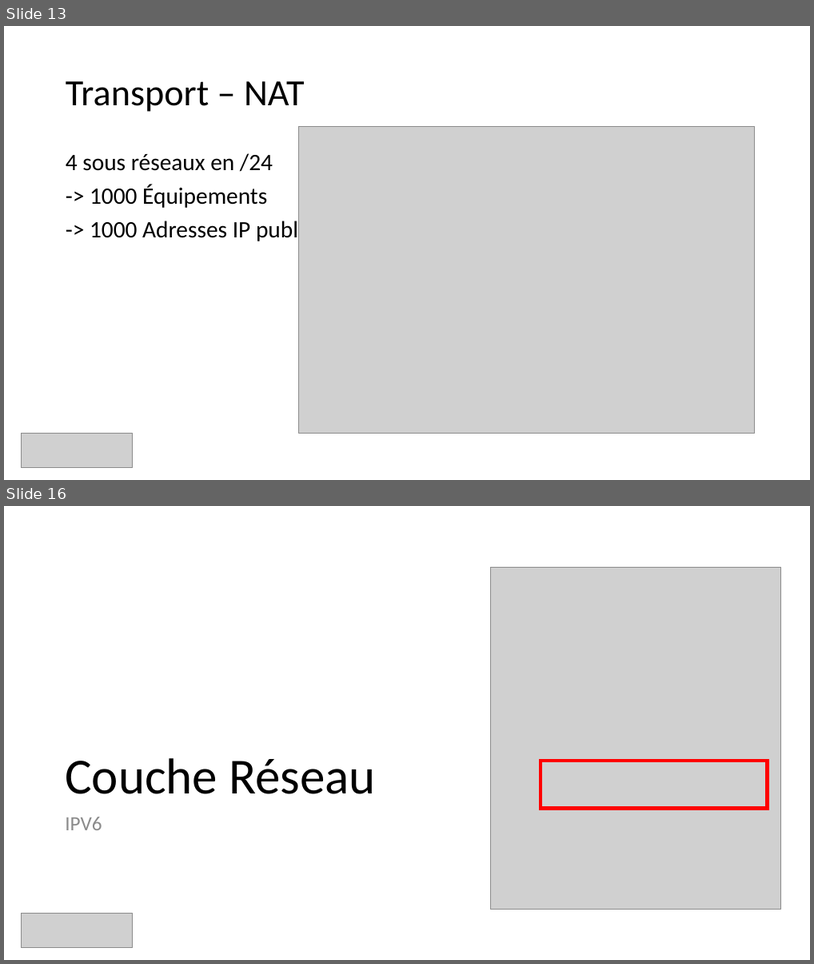
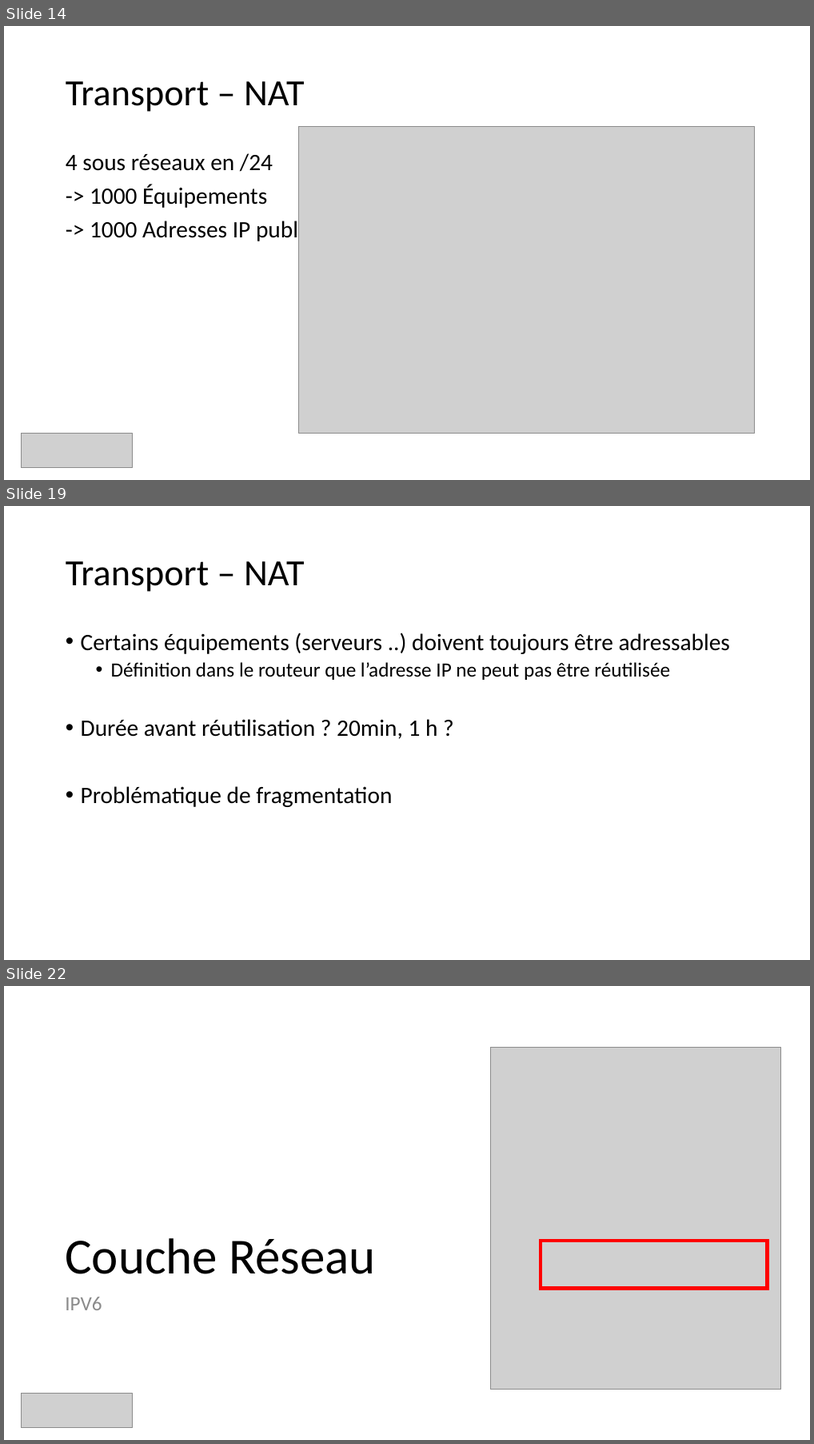
Before and after one commit to guillaume-rico/reseaux_informatiques, a slide deck: 01_CM/CM3 Réseaux Informatiques.pptx. Shown one above the other, each under a label of ours: slides 13 and 16 before the commit, slides 14, 19 and 22 after it; the slides between them are not shown. The pictures are 814x964 and 814x1444 pixels, drawn with LibreOffice and Linux fonts; fonts in the diff are those of the drawing; grey boxes stand for pictures. Boxes give left, top, right and bottom in pixels: in the first picture for what was removed or moved away, otherwise in the second. Text is boxed around its words. In the diff, an @@ line names an element or a change of style, - is before the commit and + after.

```diff
--- a/01_CM/CM3 Réseaux Informatiques.pptx
+++ b/01_CM/CM3 Réseaux Informatiques.pptx
@@ slide 19 added at [4,506,810,960], background #FFFFFF @@
@@ title added at [66,561,304,592], 44 pt, text #000000 @@
+Transport – NAT
@@ text added at [81,632,730,807], 28 pt, text #000000 @@
+• Certains équipements (serveurs ..) doivent toujours être adressables
+  • Définition dans le routeur que l’adresse IP ne peut pas être réutilisée
+• Durée avant réutilisation ? 20min, 1 h ?
+• Problématique de fragmentation
@@ what was slide 13 is now slide 14 @@
@@ what was slide 16 is now slide 22 @@
```
Also in this commit, not shown: 11 slides changed, 7 other slides added, 1 slide removed, 5 other files.
